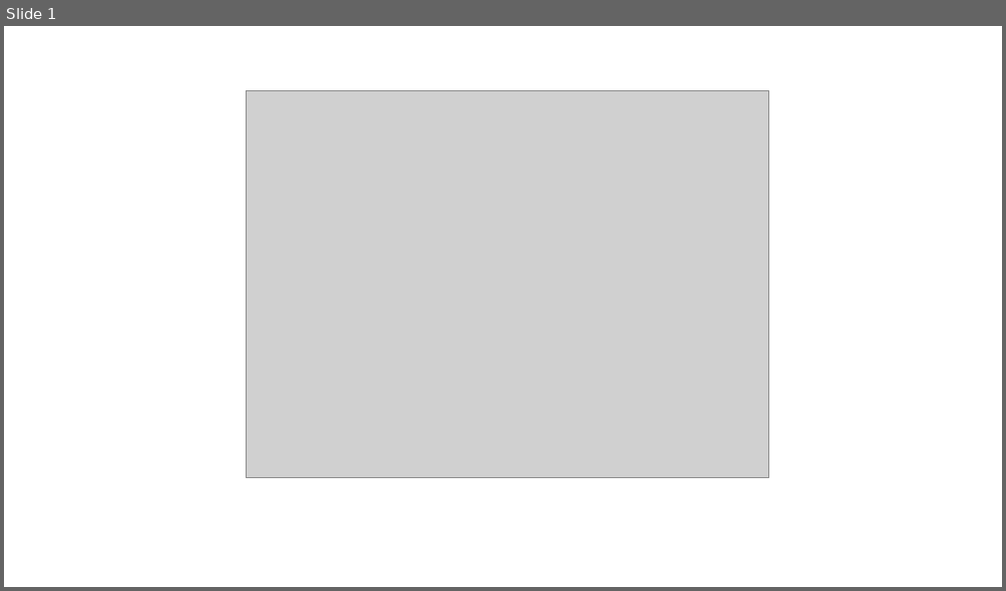
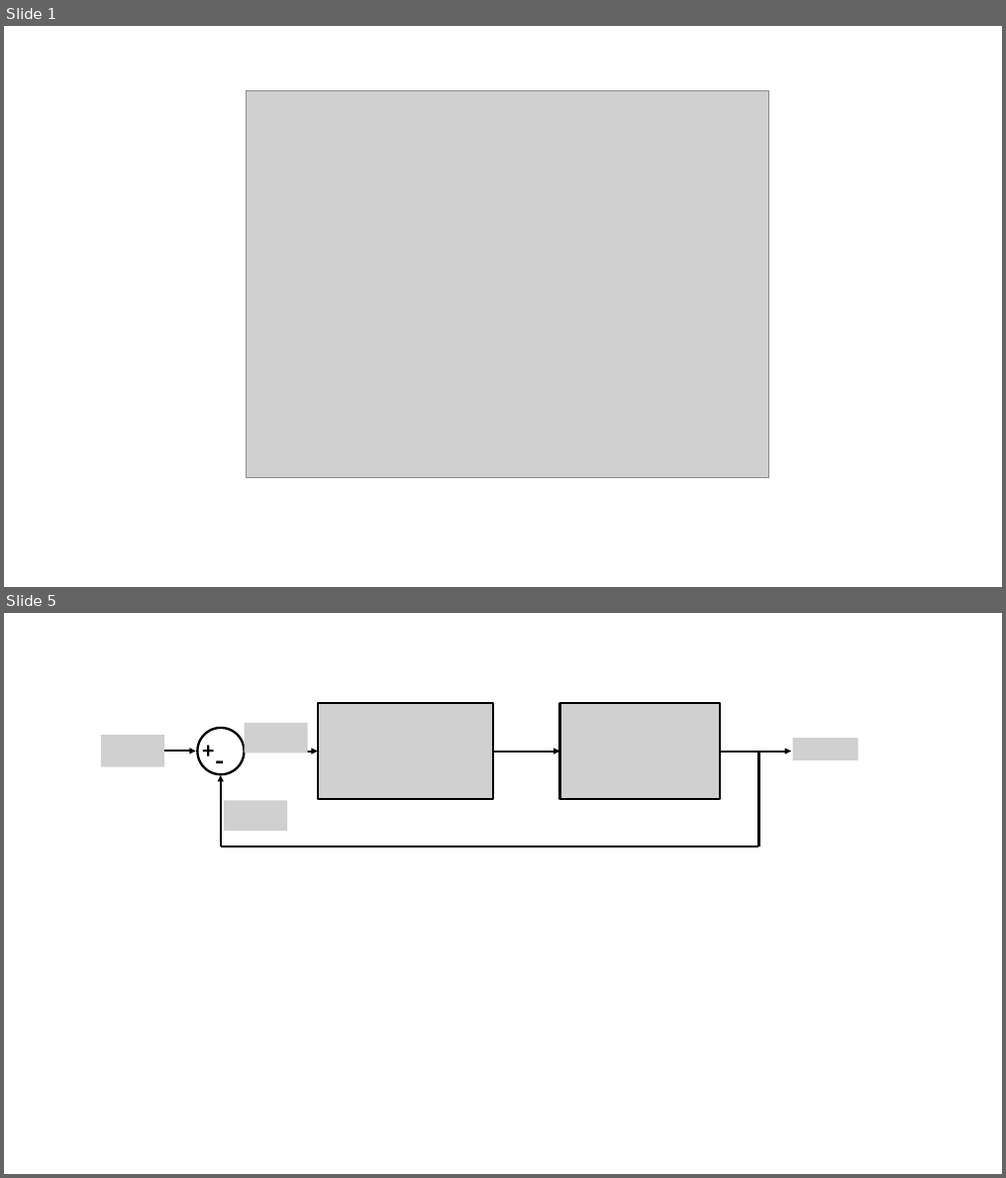
Before and after one commit to ssyps2/PMSM_Motor_FOC, a slide deck: Dissertation/Figures/Figures.pptx. Shown one above the other, each under a label of ours: slide 1 before the commit, slides 1 and 5 after it; the slides between them are not shown. The pictures are 1006x591 and 1006x1178 pixels, drawn with LibreOffice and Linux fonts; fonts in the diff are those of the drawing; grey boxes stand for pictures. Boxes give left, top, right and bottom in pixels: in the first picture for what was removed or moved away, otherwise in the second. Text is boxed around its words. In the diff, an @@ line names an element or a change of style, - is before the commit and + after.

```diff
--- a/Dissertation/Figures/Figures.pptx
+++ b/Dissertation/Figures/Figures.pptx
@@ slide 5 added at (x1=4, y1=613, x2=1002, y2=1174), background #FFFFFF @@
@@ ellipse added at (x1=197, y1=728, x2=244, y2=774), fill #FFFFFF, outline #000000 2.25 pt @@
@@ picture added at (x1=245, y1=723, x2=308, y2=753) @@
@@ picture added at (x1=318, y1=703, x2=494, y2=799) @@
@@ picture added at (x1=560, y1=703, x2=720, y2=799) @@
@@ picture added at (x1=101, y1=735, x2=165, y2=767) @@
@@ arrow added from (165, 751) to (196, 751), #000000 2 pt @@
@@ text added at (x1=195, y1=735, x2=215, y2=768), 20 pt, text #000000, bold @@
++
@@ text added at (x1=208, y1=742, x2=228, y2=779), 24 pt, text #000000, bold @@
+-
@@ arrow added from (245, 752) to (318, 752), #000000 2 pt @@
@@ arrow added from (494, 752) to (560, 752), #000000 2 pt @@
@@ arrow added from (720, 752) to (791, 752), #000000 2 pt @@
@@ line added from (759, 752) to (759, 847), #000000 2 pt @@
@@ picture added at (x1=793, y1=738, x2=858, y2=761) @@
@@ arrow added from (221, 847) to (221, 775), #000000 2 pt @@
@@ picture added at (x1=224, y1=800, x2=288, y2=830) @@
@@ line added from (221, 847) to (759, 847), #000000 2 pt @@
```
Also in this commit, not shown: 3 other slides added, 2 other files.
